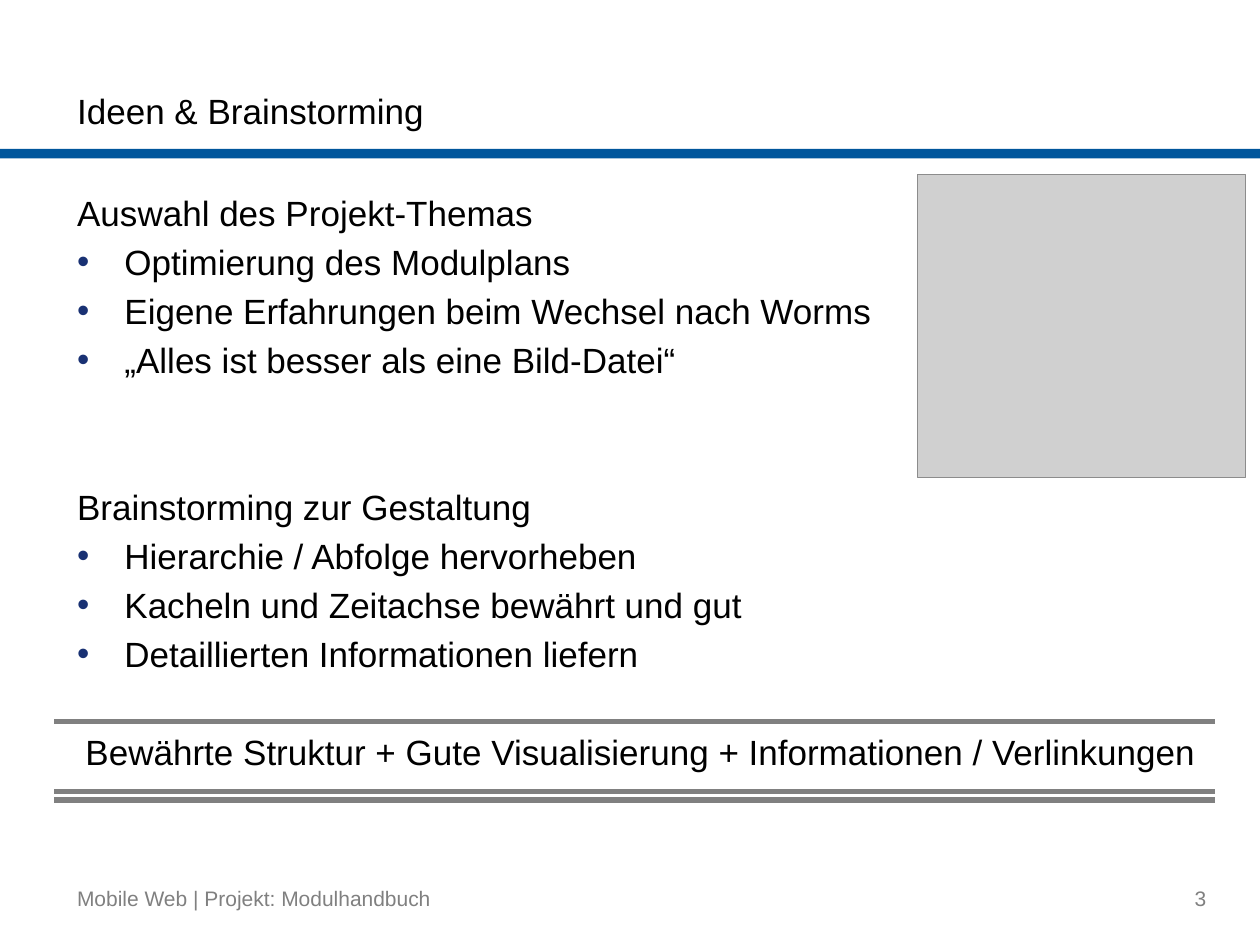
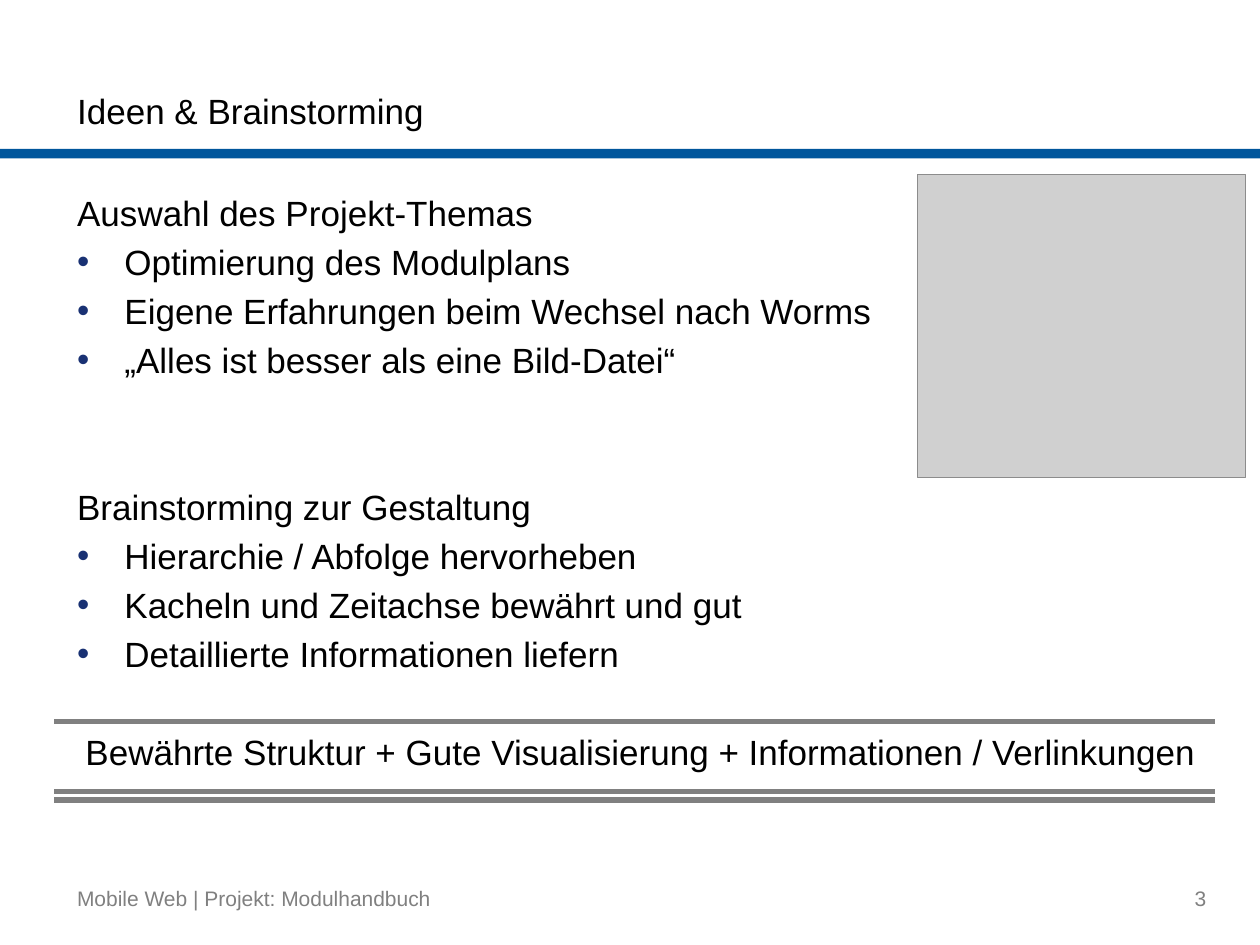
Before and after one commit to buk/mobile-web-modulhandbuch, a slide deck: slide 3 of presentation/2015-07-09_Mobile-Web_Gruppe-Modulhandbuch.pptx. Drawn at 1260x945 pixels with LibreOffice and Linux fonts; fonts in the diff are those of the drawing; grey boxes stand for pictures; background and template pictures are left out. Boxes give left, top, right and bottom in pixels: in the first picture for what was removed or moved away, otherwise in the second. Text is boxed around its words. In the diff, an @@ line names an element or a change of style, - is before the commit and + after.

```diff
--- a/presentation/2015-07-09_Mobile-Web_Gruppe-Modulhandbuch.pptx
+++ b/presentation/2015-07-09_Mobile-Web_Gruppe-Modulhandbuch.pptx
@@ text at (124,641,618,668): text changed @@
-• Detaillierten Informationen liefern
+• Detaillierte Informationen liefern
```
Also in this commit, not shown: 5 other slides changed.
